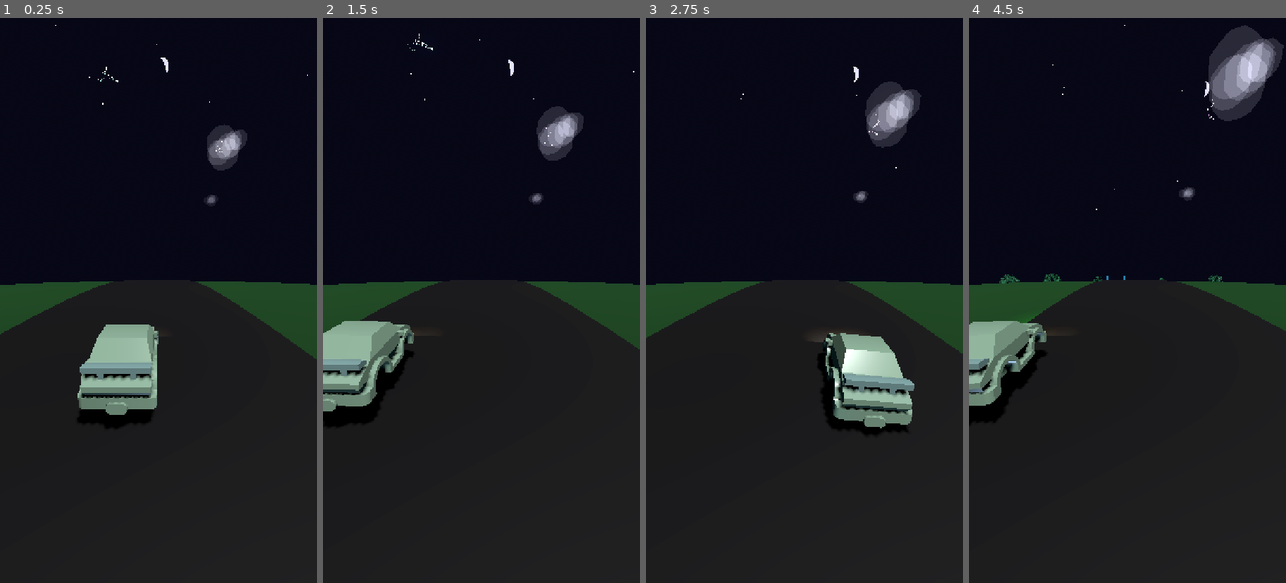
Above: before the commit, frames 1-4 (left to right).
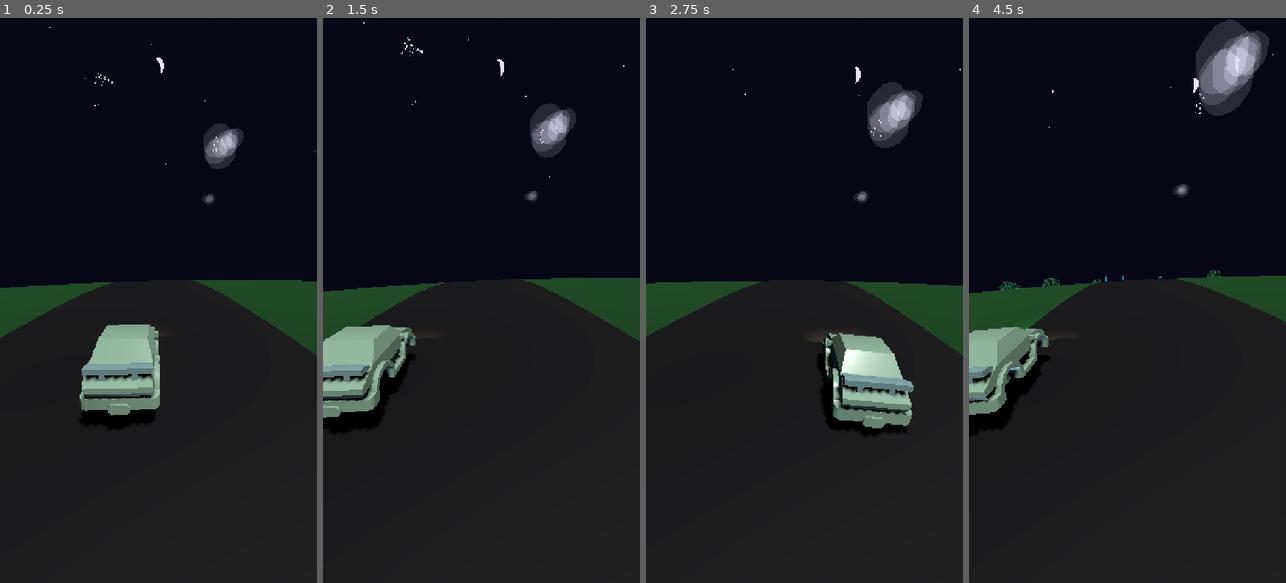
Above: after the commit, the same moments.

Repository: rooshimadethis/just-a-chill-drive
Game: Godot game, scene res://scenes/game.tscn
The game is run twice, just before and just after one commit, with the same random seed, the same clock (stepped at 60 frames per second) and the same inputs.
Inputs (mouse positions are in pixels of both pictures, inside the frame that each line leads up to):
- Up to frame 1 (0.25 s): no input
- Up to frame 2 (1.5 s): move the mouse to (551, 272) at 0.52 s; hold Right (ui_right) 0.53-1.25 s; click (551, 272) at 0.67 s; drag from (418, 328) to (465, 413) at 1.27 s
- Up to frame 3 (2.75 s): move the mouse to (836, 176) at 2.02 s; hold Right (ui_right) from 2.03 s (still down)
- Up to frame 4 (4.5 s): release Right (ui_right) at 2.75 s; drag from (1111, 413) to (1032, 215) at 2.77 s; move the mouse to (1222, 385) at 3.52 s; hold Left (ui_left) 3.53-4.25 s; drag from (1032, 215) to (1079, 159) at 4.27 s

The runs differ from the first frame. In frame 1, 2.0% of the frame differs, in the area x 0-100%, y 1-72%; in frame 2, 4.5%; in frame 3, 1.3%; in frame 4, 6.8%, in the area x 0-100%, y 0-74%.

Commit message:
tilt b4 hiccup fix

Diff:
--- a/scripts/game_manager.gd
+++ b/scripts/game_manager.gd
@@ -11,6 +11,8 @@
 # Cache for optimization
 var last_camera_update_x: float = 0.0
 var camera_update_threshold: float = 0.01  # Only update if change > 0.01 units
+var camera_tilt: float = 0.0 # Track camera roll
+
 
 # ===== CURVE CONSTANTS =====
 # Defined here to sync between GDScript and Shaders
@@ -85,14 +87,27 @@
 		target_camera_x = curve_adjust * 0.5
 
 	# Smoothly lerp camera to target position (same damping as player: 10.0)
+	var previous_camera_x = camera_x
 	camera_x = lerp(camera_x, target_camera_x, 10.0 * delta)
 
-	# Only update camera if position changed significantly
-	if abs(camera_x - last_camera_update_x) > camera_update_threshold:
-		last_camera_update_x = camera_x
-		var cam = get_viewport().get_camera_3d()
-		if cam:
+	# Calculate Tilt (Roll)
+	# Tilt based on the delta of movement (velocity)
+	# Flipping sign to positive 2.0 as requested
+	var movement_delta = camera_x - previous_camera_x
+	var target_tilt = movement_delta * 1.0
+
+	# Smoothly lerp tilt
+	camera_tilt = lerp(camera_tilt, target_tilt, 5.0 * delta)
+
+	# Update Camera Position and Rotation
+	var cam = get_viewport().get_camera_3d()
+	if cam:
+		if abs(camera_x - last_camera_update_x) > camera_update_threshold:
+			last_camera_update_x = camera_x
 			cam.position.x = camera_x
+
+		# Apply tilt
+		cam.rotation.z = camera_tilt
 
 
 # ===== METRONOME HELPER FUNCTIONS =====
